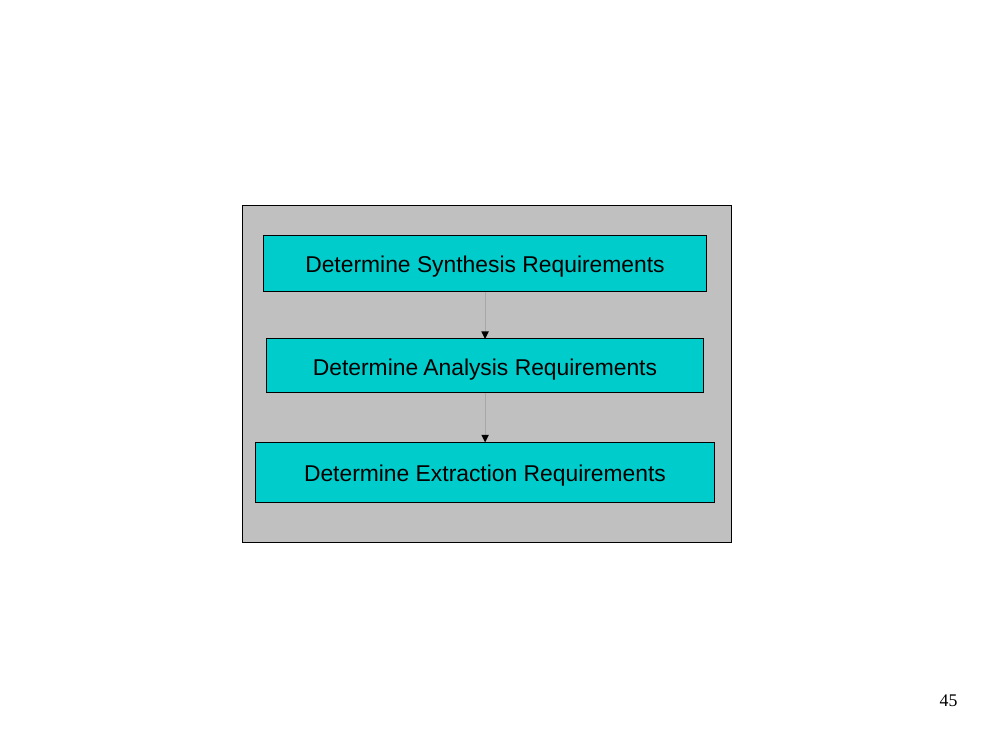
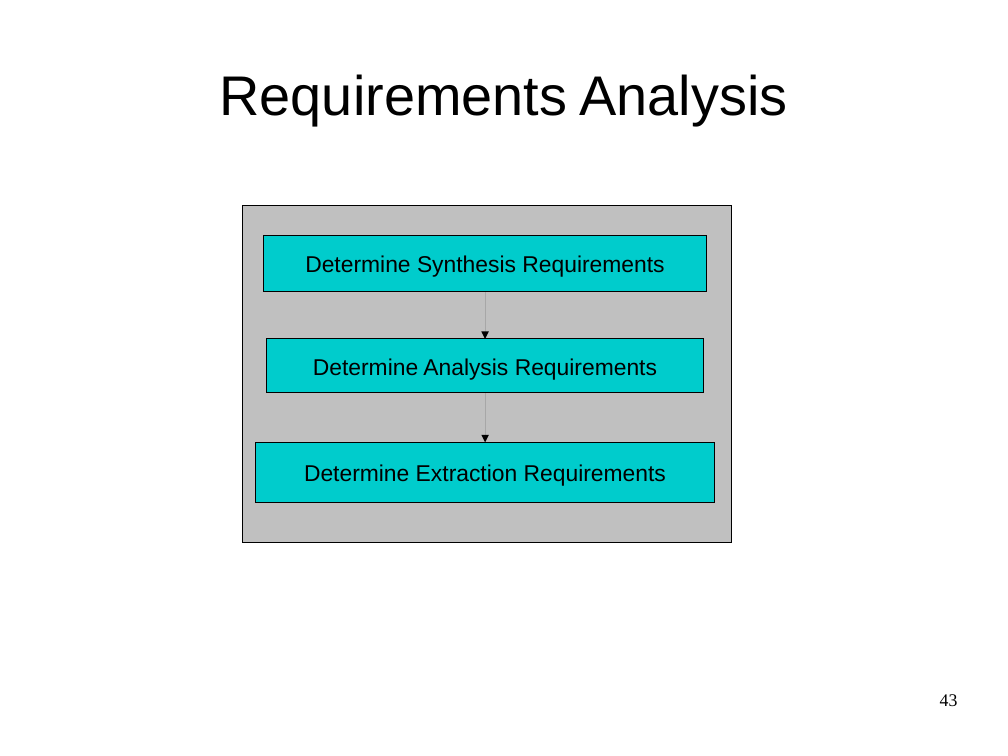
Before and after one commit to cwi-swat/meta-environment, a slide deck: slide 43 of meta-doc/analysis/rascal-slides/rascal-slides.odp (slide 45 before the commit). Drawn at 1008x756 pixels with LibreOffice and Linux fonts; fonts in the diff are those of the drawing; background and template pictures are left out. Boxes give left, top, right and bottom in pixels: in the first picture for what was removed or moved away, otherwise in the second. Text is boxed around its words. In the diff, an @@ line names an element or a change of style, - is before the commit and + after.

```diff
--- a/meta-doc/analysis/rascal-slides/rascal-slides.odp
+++ b/meta-doc/analysis/rascal-slides/rascal-slides.odp
@@ title added at (x1=220, y1=74, x2=788, y2=125), 44 pt, text #000000 @@
+Requirements Analysis
@@ page number at (x1=940, y1=694, x2=958, y2=706): text changed @@
-45
+43
```
Also in this commit, not shown: 24 other slides changed, 2 slides added, 2 slides removed.
